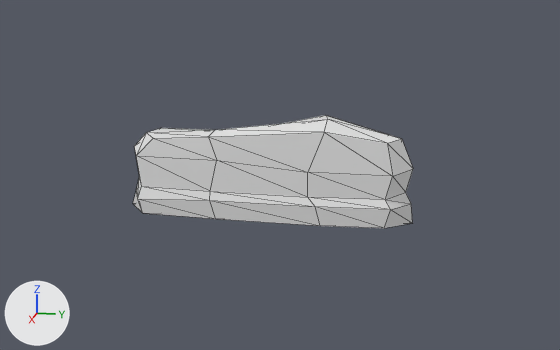
What one commit did to the glTF model resources/Models/RockWall1_a1.glb.
The view is the same before and after, from a camera (50 mm lens) standing at (40.0, 6.7, 9.3) and looking at (9.7, 0.6, 1.7). The axes (+X, +Y, +Z) are drawn at lower left. The lights are the same throughout. Mesh edges are drawn as thin lines. Vertices at the same position are counted once.

The first picture shows 'RockWall1'.
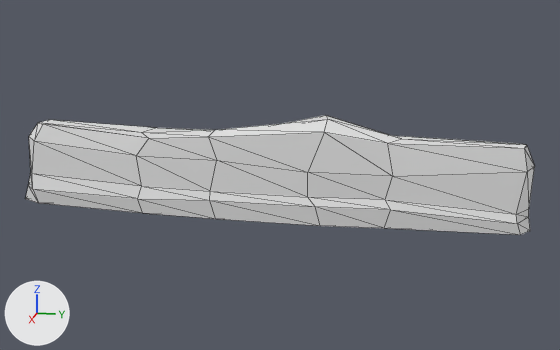
What the commit changed:
me_cube_014 is used by ob_rockwall1; location (0.0, 0.0, 0.0).
me_cube_014 had 54 vertices, 104 faces and spanned x 8.41..11.1, y -5.96..6.06, z 0.0..4.1.
me_cube_014 now has 78 vertices, 152 faces and spans x 8.41..11.1, y -10.92..10.57, z -0.02..4.1.
Part 1, on me_cube_014:
6 vertices are removed from x 8.41..10.7, y -5.77..-4.41, z 0.64..3.2.
23 faces are deleted.
18 vertices are added at x 8.41..10.7, y -10.92..-4.61, z 0.0..3.5.
47 new faces join them.
Part 2, on me_cube_014:
3 vertices are removed from x 9.9..9.92, y 5.75..6.0, z 0.8..2.22.
16 faces are deleted.
15 vertices are added at x 9.42..10.62, y 9.72..10.57, z -0.02..3.36.
40 new faces join them.

Pixel boxes [x1, y1, x2, y2] of what changed, in the pictures (560 x 350 px):
'RockWall1', reshaped (81% wider, 6% taller): before [133, 115, 413, 228]; after [26, 115, 535, 235]
part 1 of me_cube_014, built on: before [133, 128, 216, 213]; after [26, 120, 216, 213]
part 2 of me_cube_014, built on: before [385, 139, 413, 228]; after [385, 136, 535, 235]
